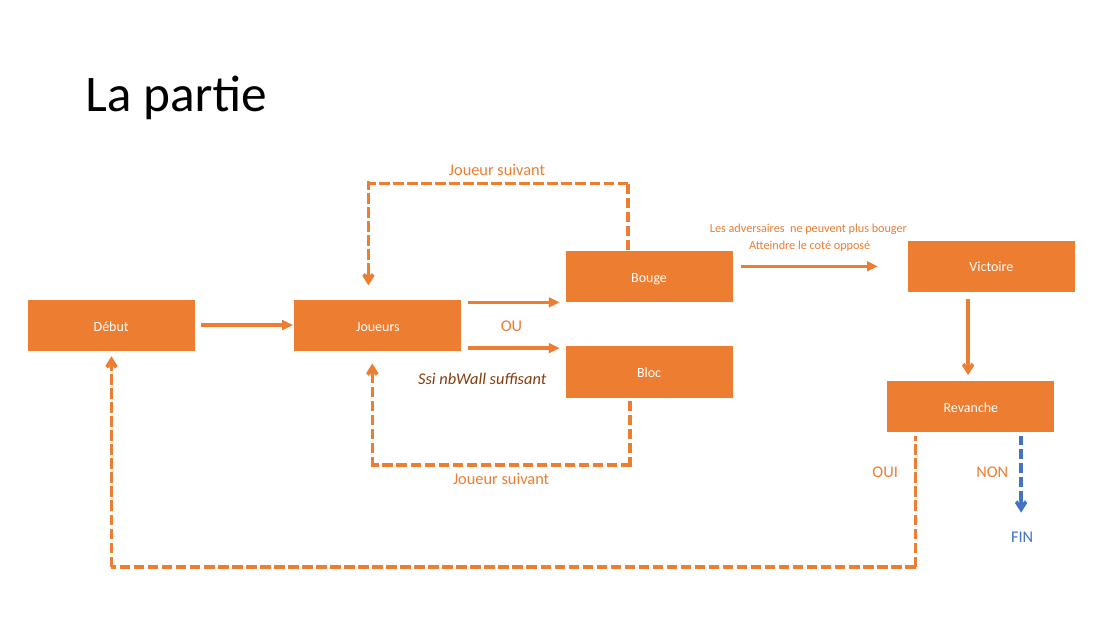
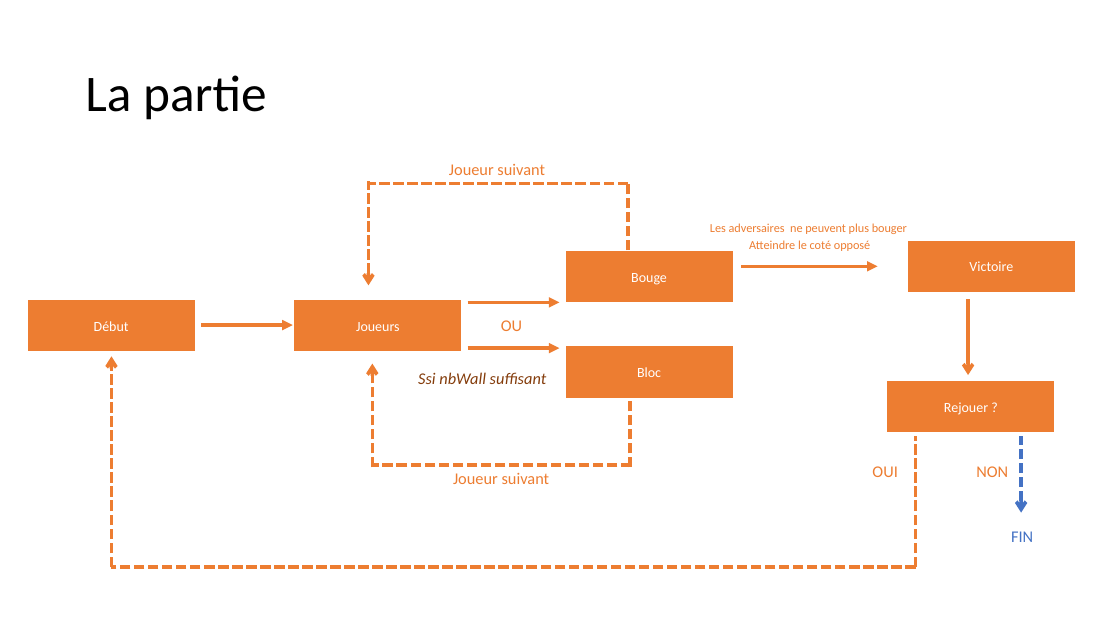
Before and after one commit to Mat-gif/TER_Gsociety, a slide deck: slide 5 of Rapport/Reflexion/Processus.pptx. Drawn at 1120x630 pixels with LibreOffice and Linux fonts; fonts in the diff are those of the drawing. Boxes give left, top, right and bottom in pixels: in the first picture for what was removed or moved away, otherwise in the second. Text is boxed around its words. In the diff, an @@ line names an element or a change of style, - is before the commit and + after.

```diff
--- a/Rapport/Reflexion/Processus.pptx
+++ b/Rapport/Reflexion/Processus.pptx
@@ text in rectangle at [944, 402, 988, 415]: text changed @@
-Revanche
+Rejouer ?
```
Also in this commit, not shown: 1 other slide changed.
